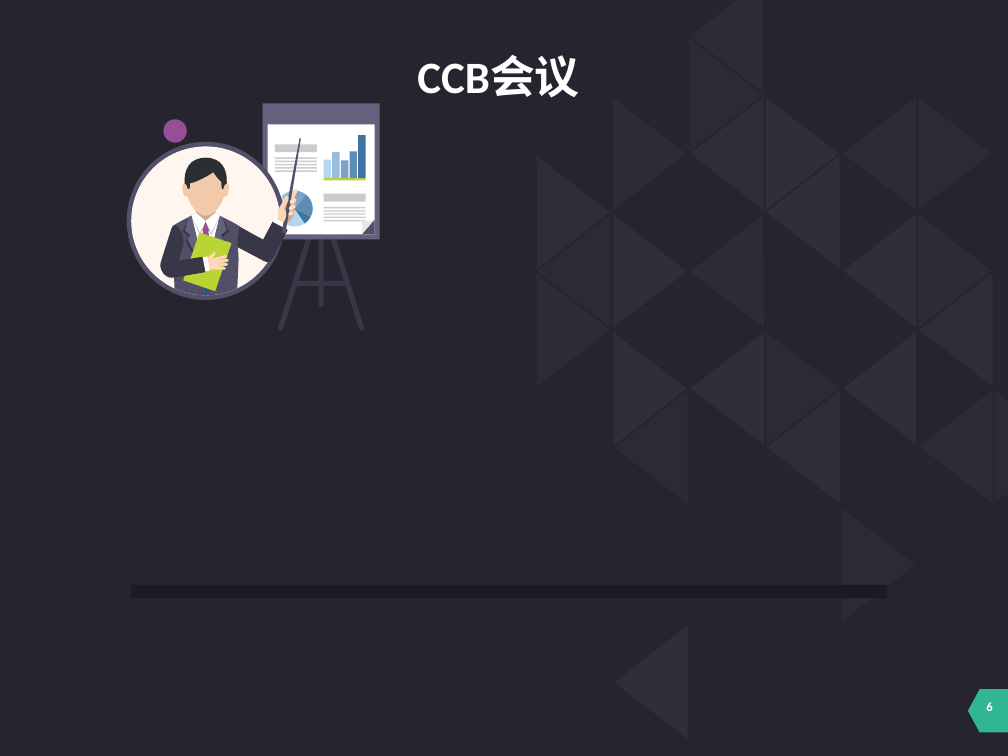
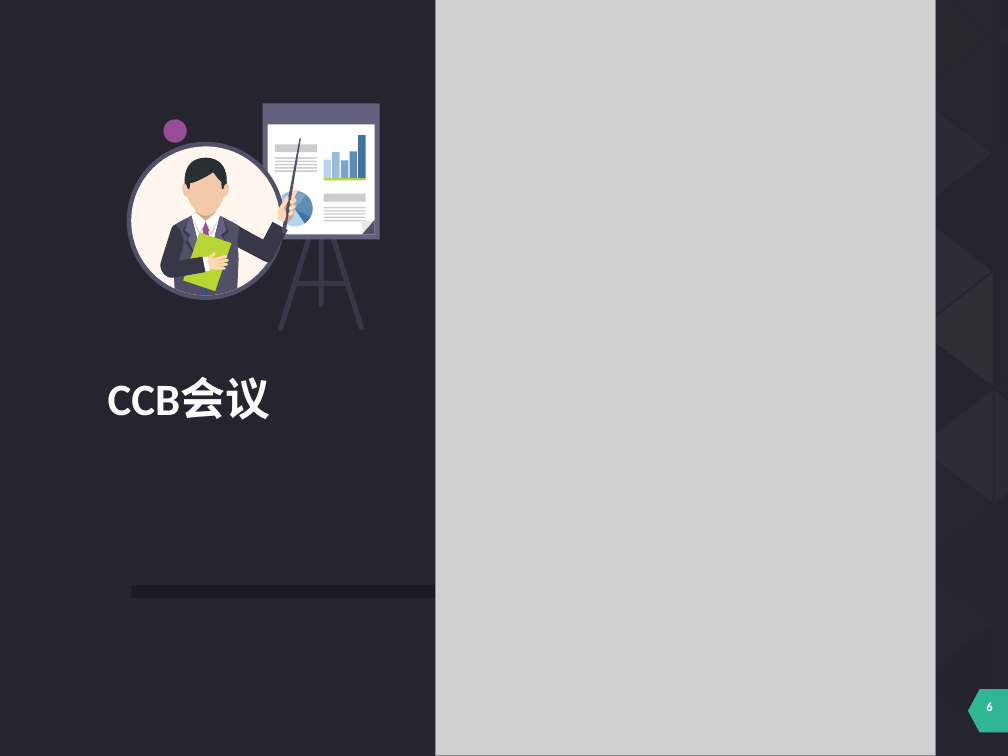
Before and after one commit to cchello/PRD2018-G01, a slide deck: slide 6 of 受控文档/需求管理阶段/PRD2018_G01_基于项目的案例教学系统需求变更评审PPT.pptx. Drawn at 1008x756 pixels with LibreOffice and Linux fonts; fonts in the diff are those of the drawing; grey boxes stand for pictures. Boxes give left, top, right and bottom in pixels: in the first picture for what was removed or moved away, otherwise in the second. Text is boxed around its words. In the diff, an @@ line names an element or a change of style, - is before the commit and + after.

```diff
--- a/受控文档/需求管理阶段/PRD2018_G01_基于项目的案例教学系统需求变更评审PPT.pptx
+++ b/受控文档/需求管理阶段/PRD2018_G01_基于项目的案例教学系统需求变更评审PPT.pptx
@@ picture added at <box>435,0,935,756</box> @@
@@ text "CCB会议": place and size @@
-text "CCB会议" at <box>417,56,579,98</box>
+text "CCB会议" at <box>108,378,270,420</box>
@@ group removed at <box>460,36,918,741</box>: 39 freeform shapes @@
```
Also in this commit, not shown: 6 other slides changed, 7 slides added, 1 slide removed, 3 other files.
